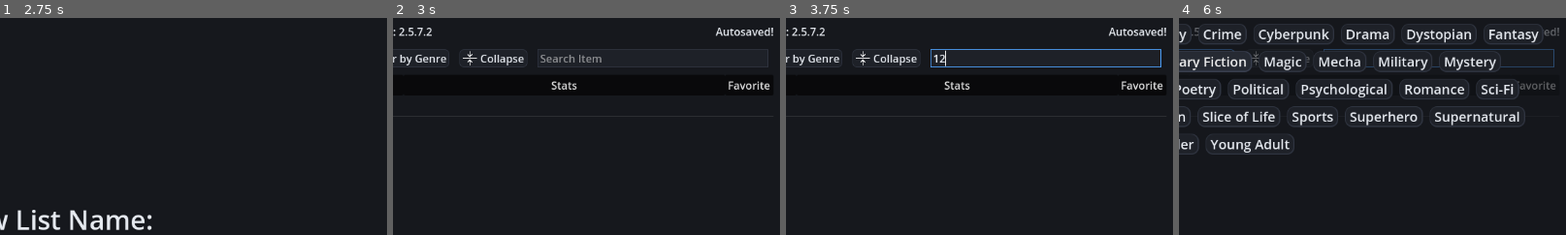
Above: before the commit, frames 1-4 (left to right).
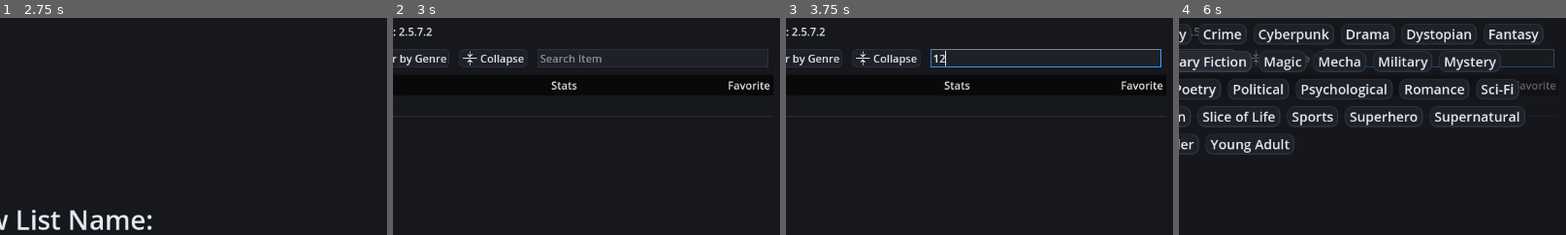
Above: after the commit, the same moments.

Repository: sredniW1234/Anime-Tracker-V2
Game: Godot game, scene res://Scenes/main_menu.tscn
Same seed, same stepped clock (60 frames per second), same inputs: the game is played once before the commit and once after it.
Inputs (mouse positions are % of the whole screen's width and height, from its top left):
- Up to frame 1 (2.75 s): click "Open List" at 0.5 s; click "New List" at 1.25 s; click (44, 54) at 2.02 s; type "Alex" at 2.1 s
- Up to frame 2 (3 s): click "Create" at 2.75 s
- Up to frame 3 (3.75 s): click (84, 9) at 3.52 s; type "12" at 3.6 s
- Up to frame 4 (6 s): click "File" at 4.25 s; click "Filter by Status" at 5 s; click "Filter by Genre" at 5.75 s
The pictures show only the part of the screen within x 50-100%, y 0-50%; the shares and areas given below are measured in that part.

Frame 1 is identical in both runs. In frame 2, 0.3% of the frame differs, in the area x 83-99%, y 4-9%; in frame 3, 0.3%; in frame 4, less than 0.1%.
Error in both runs: Cannot call method 'get_value' on a null value. (res://Scripts/file_menu_button.gd:11)

Commit message:
Fixed 4 bugs
Autosave beginning visible.
Save warning never showing.
Saving not resetting autosave timer.
Saving updating all date_modified

Diff:
--- a/Scenes/anime_list.tscn
+++ b/Scenes/anime_list.tscn
@@ -266,6 +266,7 @@
 texture = ExtResource("2_03v5c")
 
 [node name="Autosave" parent="PanelContainer/MarginContainer" instance=ExtResource("15_0s8q4")]
+visible = false
 layout_mode = 2
 size_flags_horizontal = 8
 size_flags_vertical = 0
@@ -281,7 +282,6 @@
 autostart = true
 
 [node name="MarginContainer" type="MarginContainer" parent="."]
-visible = false
 layout_mode = 1
 anchors_preset = 1
 anchor_left = 1.0
@@ -291,6 +291,7 @@
 grow_horizontal = 0
 
 [node name="Save_Warn" parent="MarginContainer" instance=ExtResource("18_we7a1")]
+visible = false
 layout_mode = 2
 size_flags_horizontal = 1
 size_flags_vertical = 1
--- a/Scripts/Items/GenralItem.gd
+++ b/Scripts/Items/GenralItem.gd
@@ -165,7 +165,8 @@
 				tree_item.set_icon_max_width(0, int(tex.get_width() * (128.0/tex.get_height())))
 
 func update_date_modified():
-	date_modified = Time.get_unix_time_from_system()
+	if self == Manager.currently_selected:
+		date_modified = Time.get_unix_time_from_system()
 
 # needed
 func update_data():
--- a/Scripts/autosave.gd
+++ b/Scripts/autosave.gd
@@ -7,12 +7,13 @@
 func _ready() -> void:
 	Manager.connect("new_tree", reset)
 	Manager.connect("load_tree", reset)
+	SaveManager.connect("saved", reset)
 	reset()
 
 
 func reset():
-	print(SaveManager.current_settings)
 	autosave_timer.start(SaveManager.current_settings.get_value("saving", "autosave_interval", 300))
+	hide()
 
 
 func _on_autosave_timer_timeout() -> void:
@@ -21,3 +22,4 @@
 		if Manager.save_location:
 			SaveManager.save(Manager.save_location)
 			animation_player.play("Autosave")
+			show()
